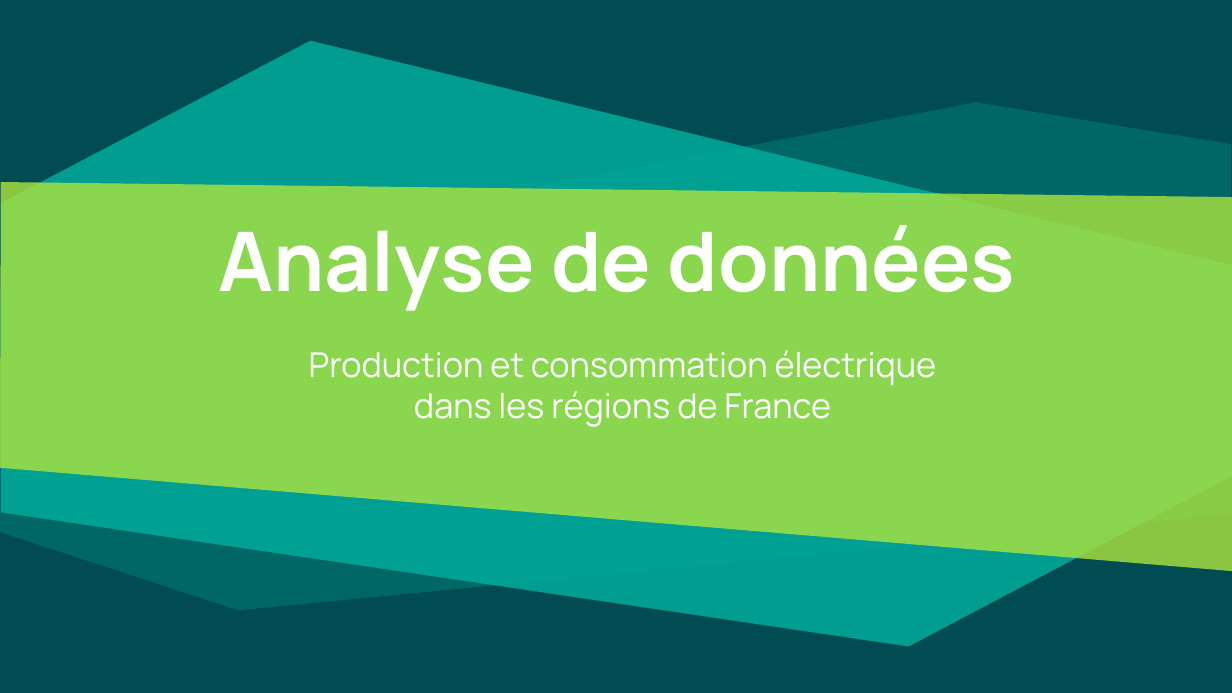
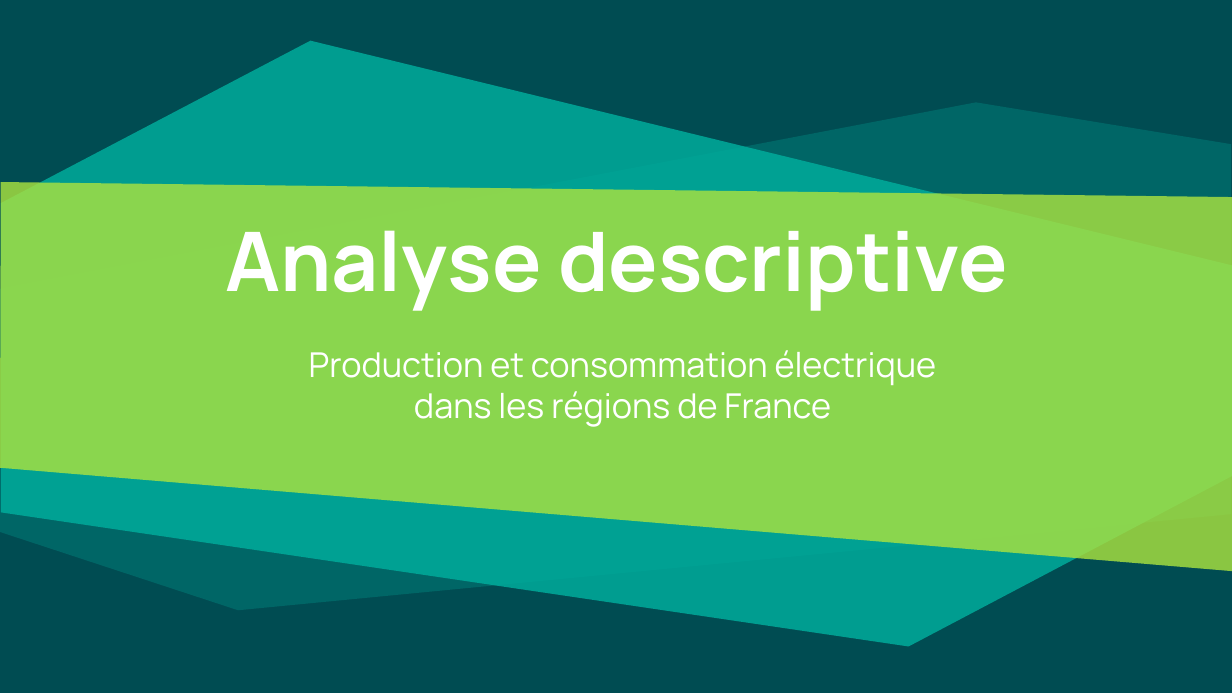
Before and after one commit to gollgot/BI1-project, a slide deck: slide 2 of presentation.pptx (slide 1 before the commit). Drawn at 1232x693 pixels with LibreOffice and Linux fonts; fonts in the diff are those of the drawing. Boxes give left, top, right and bottom in pixels: in the first picture for what was removed or moved away, otherwise in the second. Text is boxed around its words. In the diff, an @@ line names an element or a change of style, - is before the commit and + after.

Commit message:
Updated the presentation

```diff
--- a/presentation.pptx
+++ b/presentation.pptx
@@ title at (225,230,1008,311): text changed @@
-Analyse de données
+Analyse descriptive
```
Also in this commit, not shown: 1 slide added.
